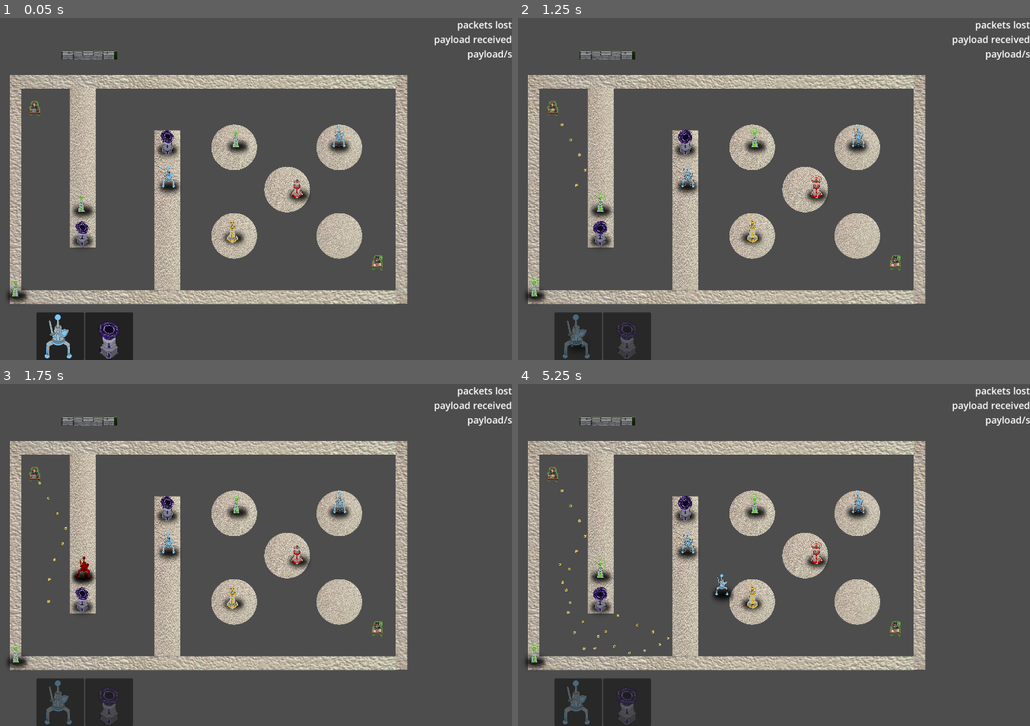
Above: before the commit, frames 1-4 (two rows, left to right).
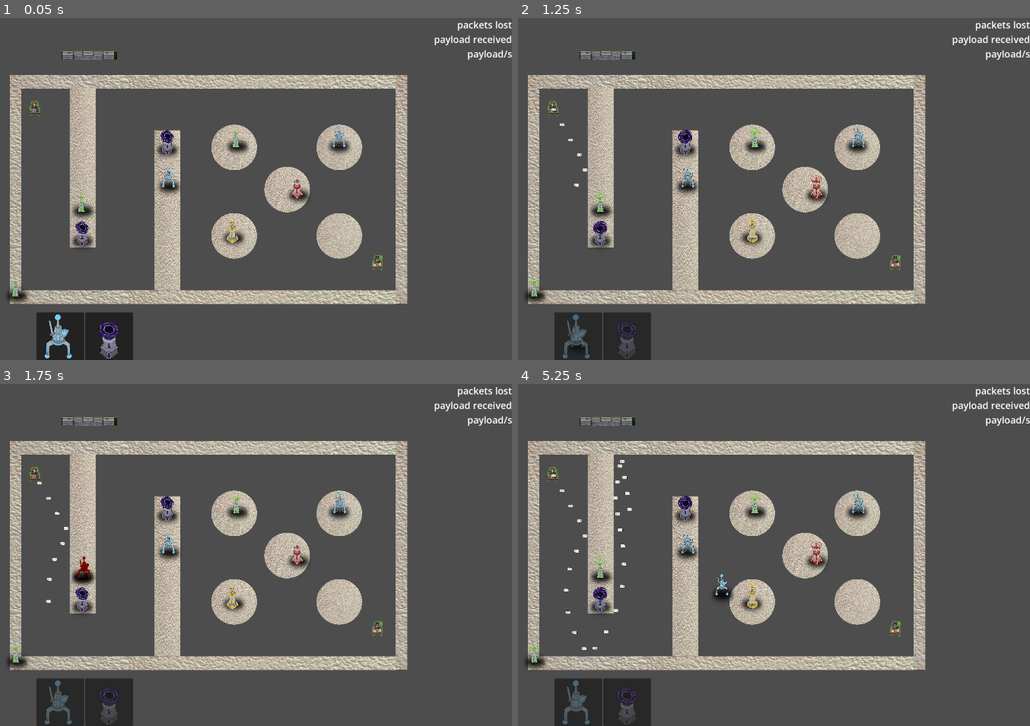
Above: after the commit, the same moments.

Repository: ryupold/ld59
Game: Godot game, scene res://scenes/test_sender.tscn
Two runs of this game, one before a commit and one after it. Both use one fixed random seed, a clock stepped at 60 frames per second and the inputs below. The engine's default icon, where the game draws it, is replaced by a stand-in: a white triangle on a blue panel in a dark square.
Inputs (mouse positions are in pixels of both pictures, inside the frame that each line leads up to):
- Up to frame 1 (0.05 s): no input
- Up to frame 2 (1.25 s): click (579, 336) at 0.52 s
- Up to frame 3 (1.75 s): drag from (235, 592) to (81, 568) at 1.27 s
- Up to frame 4 (5.25 s): drag from (599, 568) to (753, 592) at 2.02 s; move the mouse to (533, 650) at 2.77 s; click (533, 650) at 2.92 s; drag from (753, 503) to (753, 592) at 3.52 s; drag from (686, 541) to (533, 650) at 4.27 s; drag from (814, 551) to (533, 650) at 5.02 s

Frame 1 is identical in both runs. In frame 2, less than 0.1% of the frame differs, in the area x 6-14%, y 26-50%; in frame 3, less than 0.1%; in frame 4, 0.3%, in the area x 6-30%, y 22-80%.

Commit message:
add packet sprites (based on payload)

Diff:
--- a/ld59-game/entities/packet/packet.gd
+++ b/ld59-game/entities/packet/packet.gd
@@ -5,15 +5,17 @@
 @export_category("Properties")
 @export var ttl: int = 5
 @export var degradation: int
-@export var growthModifier := 0.3
+@export var growthModifier := 0.05
 @export var minSpeed: float = 100
 @export var maxSpeed: float = 5000
 @export var payload: int = 1
 var originalScales: Array[Vector2] = []
 
+@export var sprites: Array[Texture2D] = []
+
 func _ready() -> void:
 	for c in get_children()	:
-		if c is Node2D:
+		if c is CanvasItem:
 			originalScales.append(c.scale)
 
 	body_entered.connect(onCollision)
@@ -30,9 +32,10 @@
 
 func increasePayload(by: int) -> void:
 	payload += by
+	$TextureRect.texture = sprites[clamp(payload, 0, sprites.size() - 1)]
 	for i in get_child_count():
 		var child := get_child(i)
-		if child is Node2D:
+		if child is CanvasItem:
 			var newScale := originalScales[i] * (1 + (payload-1) * growthModifier)
 			child.scale = newScale
 
--- a/ld59-game/entities/packet/packet.tscn
+++ b/ld59-game/entities/packet/packet.tscn
@@ -1,14 +1,45 @@
 [gd_scene format=3 uid="uid://crxtta1ilaygc"]
 
 [ext_resource type="Script" uid="uid://cat60h8kd57yu" path="res://entities/packet/packet.gd" id="1_2lw8n"]
-[ext_resource type="Texture2D" uid="uid://bkf7prdmnldp6" path="res://entities/packet/sprites/large_package_3.webp" id="2_g4aub"]
+[ext_resource type="Texture2D" uid="uid://connm0hsavh2d" path="res://entities/packet/sprites/small_package_0.webp" id="2_g4aub"]
+[ext_resource type="Texture2D" uid="uid://gjm1qaq0ntmj" path="res://entities/packet/sprites/large_package_5.webp" id="2_inkb4"]
+[ext_resource type="Texture2D" uid="uid://2ikjafd2q8jq" path="res://entities/packet/sprites/medium_package_0.webp" id="3_inkb4"]
+[ext_resource type="Texture2D" uid="uid://bry3tfus3cvec" path="res://entities/packet/sprites/small_package_1.webp" id="3_sjlld"]
+[ext_resource type="Texture2D" uid="uid://drl0yp6hunrwf" path="res://entities/packet/sprites/small_package_2.webp" id="4_2sgni"]
+[ext_resource type="Texture2D" uid="uid://c3ssstr04x62" path="res://entities/packet/sprites/small_package_3.webp" id="5_b5gl4"]
+[ext_resource type="Texture2D" uid="uid://boot4t05v3cq" path="res://entities/packet/sprites/small_package_4.webp" id="6_s2q10"]
+[ext_resource type="Texture2D" uid="uid://dc2258ku5wovl" path="res://entities/packet/sprites/small_package_5.webp" id="7_hsluj"]
+[ext_resource type="Texture2D" uid="uid://uxkfyfqmsh3i" path="res://entities/packet/sprites/small_package_6.webp" id="8_iot14"]
+[ext_resource type="Texture2D" uid="uid://cr14orj52lpjo" path="res://entities/packet/sprites/medium_package_1.webp" id="10_weadl"]
+[ext_resource type="Texture2D" uid="uid://usngyi1ri8wd" path="res://entities/packet/sprites/medium_package_2.webp" id="11_0ubnr"]
+[ext_resource type="Texture2D" uid="uid://c02jh7wxwxnou" path="res://entities/packet/sprites/medium_package_3.webp" id="12_erwux"]
+[ext_resource type="Texture2D" uid="uid://uxfdggek46xk" path="res://entities/packet/sprites/medium_package_4.webp" id="13_oxd7k"]
+[ext_resource type="Texture2D" uid="uid://kmev1wfpjkdi" path="res://entities/packet/sprites/medium_package_5.webp" id="14_1kpe5"]
+[ext_resource type="Texture2D" uid="uid://8t4q15hhpck8" path="res://entities/packet/sprites/medium_package_6.webp" id="15_qrdlp"]
+[ext_resource type="Texture2D" uid="uid://m3y6aht31juo" path="res://entities/packet/sprites/medium_package_7.webp" id="16_o764s"]
+[ext_resource type="Texture2D" uid="uid://beqlvk3k6asuv" path="res://entities/packet/sprites/medium_package_8.webp" id="17_g43t1"]
+[ext_resource type="Texture2D" uid="uid://d1110tx5ipcbp" path="res://entities/packet/sprites/medium_package_9.webp" id="18_5tfje"]
+[ext_resource type="Texture2D" uid="uid://cs253cr7v8iej" path="res://entities/packet/sprites/medium_package_10.webp" id="19_5dfmp"]
+[ext_resource type="Texture2D" uid="uid://cwfd8ivjwabmn" path="res://entities/packet/sprites/medium_package_11.webp" id="20_ndi20"]
+[ext_resource type="Texture2D" uid="uid://b8rr8nnqruf3e" path="res://entities/packet/sprites/medium_package_12.webp" id="21_hhecy"]
+[ext_resource type="Texture2D" uid="uid://dw60gx1xrnbt7" path="res://entities/packet/sprites/medium_package_13.webp" id="22_hid8s"]
+[ext_resource type="Texture2D" uid="uid://cdusf0ecompst" path="res://entities/packet/sprites/medium_package_14.webp" id="23_5yr7d"]
+[ext_resource type="Texture2D" uid="uid://b0l55jlntdrth" path="res://entities/packet/sprites/medium_package_15.webp" id="24_qxj03"]
+[ext_resource type="Texture2D" uid="uid://b8vtdal0171kb" path="res://entities/packet/sprites/large_package_0.webp" id="25_kas8n"]
+[ext_resource type="Texture2D" uid="uid://dcrdibe67sh03" path="res://entities/packet/sprites/large_package_1.webp" id="26_xweio"]
+[ext_resource type="Texture2D" uid="uid://bkf7prdmnldp6" path="res://entities/packet/sprites/large_package_3.webp" id="27_5ajfk"]
+[ext_resource type="Texture2D" uid="uid://b3tdtukpsnrn8" path="res://entities/packet/sprites/large_package_4.webp" id="28_mydh4"]
+[ext_resource type="Texture2D" uid="uid://ckgooak5rbsur" path="res://entities/packet/sprites/large_package_6.webp" id="30_lamr3"]
+[ext_resource type="Texture2D" uid="uid://dvq7w5t0rfx5p" path="res://entities/packet/sprites/large_package_7.webp" id="31_6c4b0"]
+[ext_resource type="Texture2D" uid="uid://c1eb0p2n70i3s" path="res://entities/packet/sprites/large_package_8.webp" id="32_3mgt8"]
+[ext_resource type="Texture2D" uid="uid://wavrtnlmyb16" path="res://entities/packet/sprites/large_package_9.webp" id="33_4nup1"]
 
 [sub_resource type="PhysicsMaterial" id="PhysicsMaterial_g4aub"]
 friction = 0.0
 bounce = 1.0
 
 [sub_resource type="CircleShape2D" id="CircleShape2D_g4aub"]
-radius = 17.15
+radius = 19.0
 
 [node name="Packet" type="RigidBody2D" unique_id=488777420]
 collision_layer = 2
@@ -18,11 +49,23 @@
 max_contacts_reported = 1
 linear_damp_mode = 1
 script = ExtResource("1_2lw8n")
+sprites = Array[Texture2D]([ExtResource("2_g4aub"), ExtResource("3_sjlld"), ExtResource("4_2sgni"), ExtResource("5_b5gl4"), ExtResource("6_s2q10"), ExtResource("7_hsluj"), ExtResource("8_iot14"), ExtResource("3_inkb4"), ExtResource("10_weadl"), ExtResource("11_0ubnr"), ExtResource("12_erwux"), ExtResource("13_oxd7k"), ExtResource("14_1kpe5"), ExtResource("15_qrdlp"), ExtResource("16_o764s"), ExtResource("17_g43t1"), ExtResource("18_5tfje"), ExtResource("19_5dfmp"), ExtResource("20_ndi20"), ExtResource("21_hhecy"), ExtResource("22_hid8s"), ExtResource("23_5yr7d"), ExtResource("24_qxj03"), ExtResource("25_kas8n"), ExtResource("26_xweio"), ExtResource("27_5ajfk"), ExtResource("28_mydh4"), ExtResource("2_inkb4"), ExtResource("30_lamr3"), ExtResource("31_6c4b0"), ExtResource("32_3mgt8"), ExtResource("33_4nup1")])
 
-[node name="Sprite" type="Sprite2D" parent="." unique_id=1339289041]
-scale = Vector2(0.25, 0.25)
+[node name="TextureRect" type="TextureRect" parent="." unique_id=917722006]
+anchors_preset = 8
+anchor_left = 0.5
+anchor_top = 0.5
+anchor_right = 0.5
+anchor_bottom = 0.5
+offset_left = -27.5
+offset_top = -42.0
+offset_right = 27.5
+offset_bottom = 42.0
+grow_horizontal = 2
+grow_vertical = 2
 texture = ExtResource("2_g4aub")
-region_rect = Rect2(0, 0, 264.42572, 294.21487)
+expand_mode = 1
+stretch_mode = 5
 
 [node name="CollisionShape2D" type="CollisionShape2D" parent="." unique_id=1903941625]
 shape = SubResource("CircleShape2D_g4aub")
